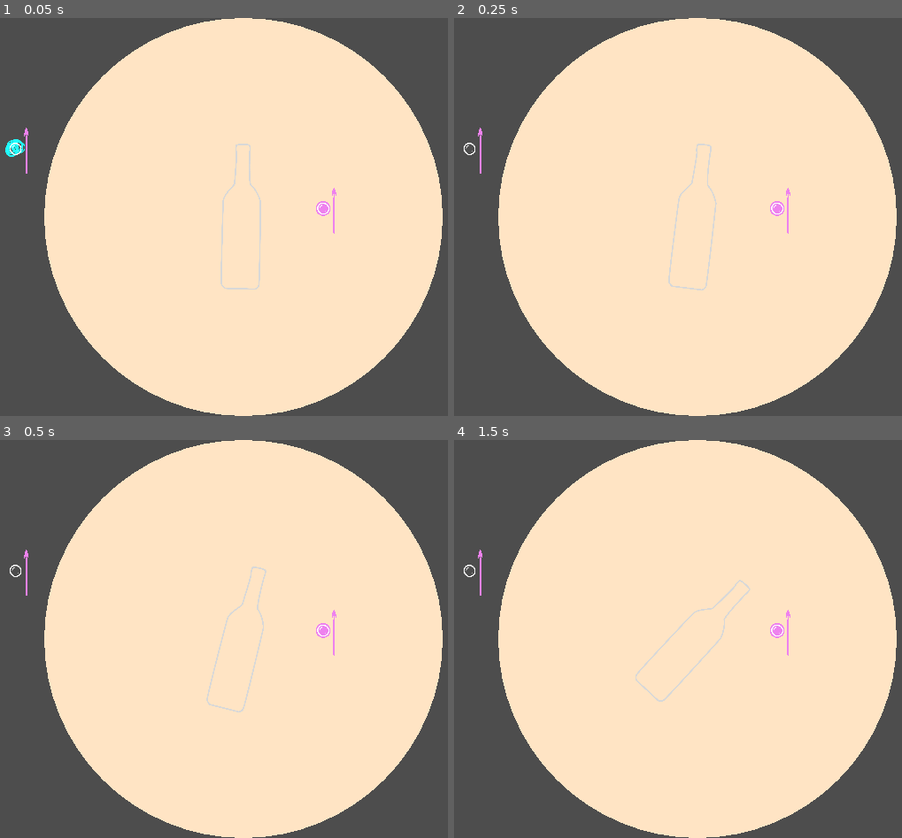
Above: before the commit, frames 1-4 (two rows, left to right).
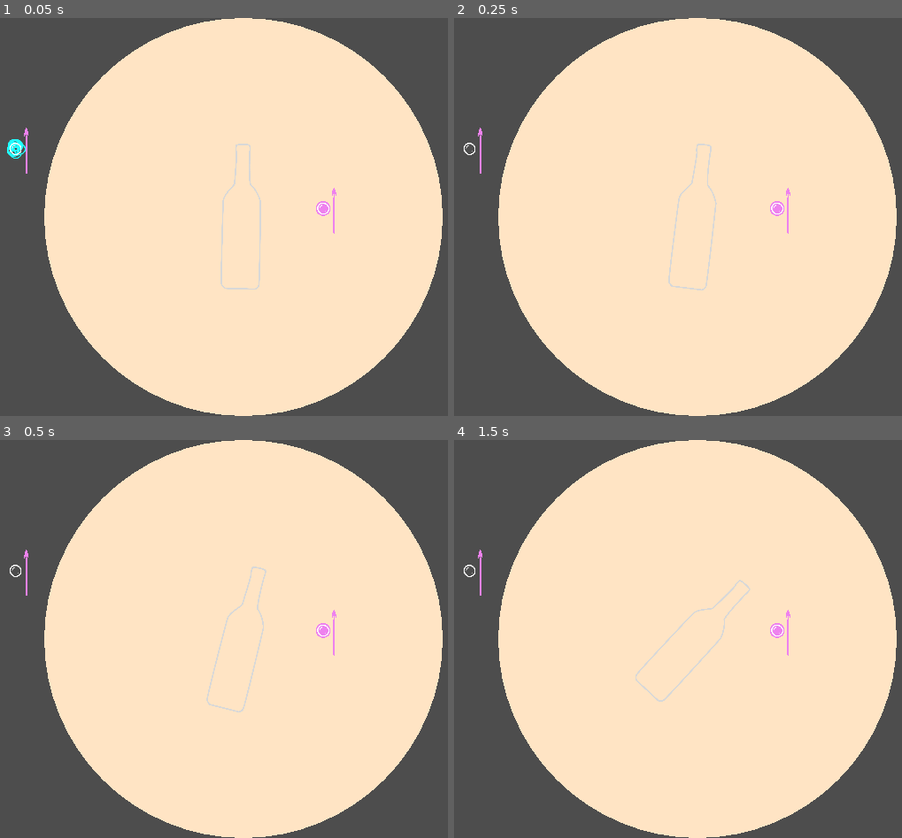
Above: after the commit, the same moments.

Repository: raffomania/bubbleneck
Game: Godot game, scene res://main.tscn
Two runs of this game, one before a commit and one after it. Both use one fixed random seed, a clock stepped at 60 frames per second and the inputs below.
Inputs:
- Up to frame 1 (0.05 s): no input
- Up to frame 2 (0.25 s): no input
- Up to frame 3 (0.5 s): no input
- Up to frame 4 (1.5 s): no input

The runs differ from the first frame. In frame 1, less than 0.1% of the frame differs, in the area x 1-6%, y 30-36%; in frame 2, nothing differs; in frame 3, nothing differs; in frame 4, nothing differs.

Commit message:
remove: third particles

Diff:
--- a/Bottle/bottle.tscn
+++ b/Bottle/bottle.tscn
@@ -49,12 +49,6 @@
 hue_variation_max = 0.3
 hue_variation_curve = SubResource("CurveTexture_kwjlk")
 
-[sub_resource type="ParticleProcessMaterial" id="ParticleProcessMaterial_61h6y"]
-particle_flag_disable_z = true
-orbit_velocity_min = 9.49949e-08
-orbit_velocity_max = 9.49949e-08
-gravity = Vector3(0, 98, 0)
-
 [node name="Bottle" type="Node2D"]
 position = Vector2(496.845, 300)
 scale = Vector2(0.3, 0.3)
@@ -90,16 +84,3 @@
 randomness = 1.0
 trail_enabled = true
 trail_lifetime = 0.05
-
-[node name="GPUParticles2D3" type="GPUParticles2D" parent="."]
-modulate = Color(0.352941, 0.827451, 1, 0.72549)
-self_modulate = Color(0, 0.756863, 1, 1)
-show_behind_parent = true
-position = Vector2(-19.4834, 86.6667)
-scale = Vector2(3.33333, 3.33333)
-amount = 500
-amount_ratio = 0.75
-process_material = SubResource("ParticleProcessMaterial_61h6y")
-randomness = 1.0
-trail_enabled = true
-trail_lifetime = 0.05
